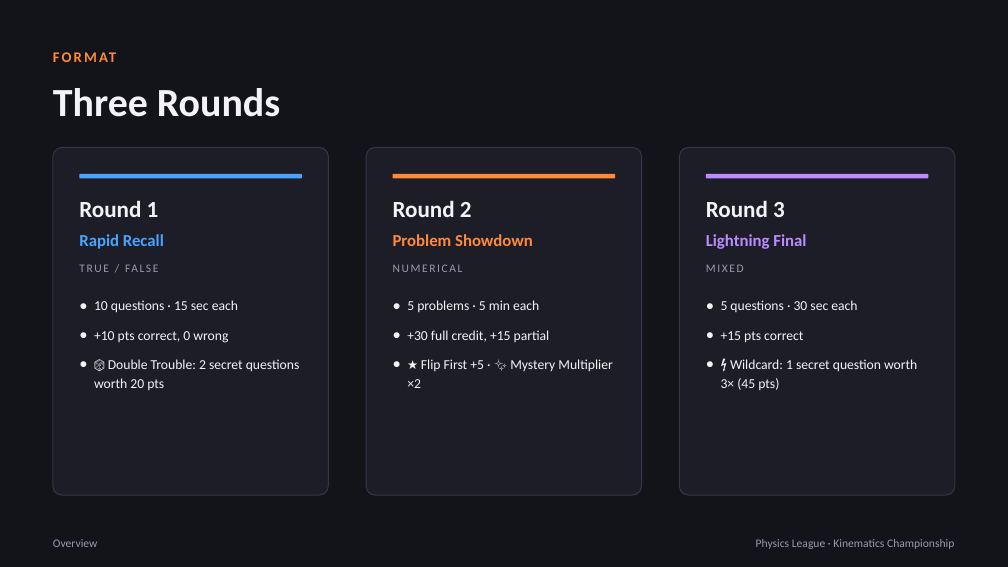
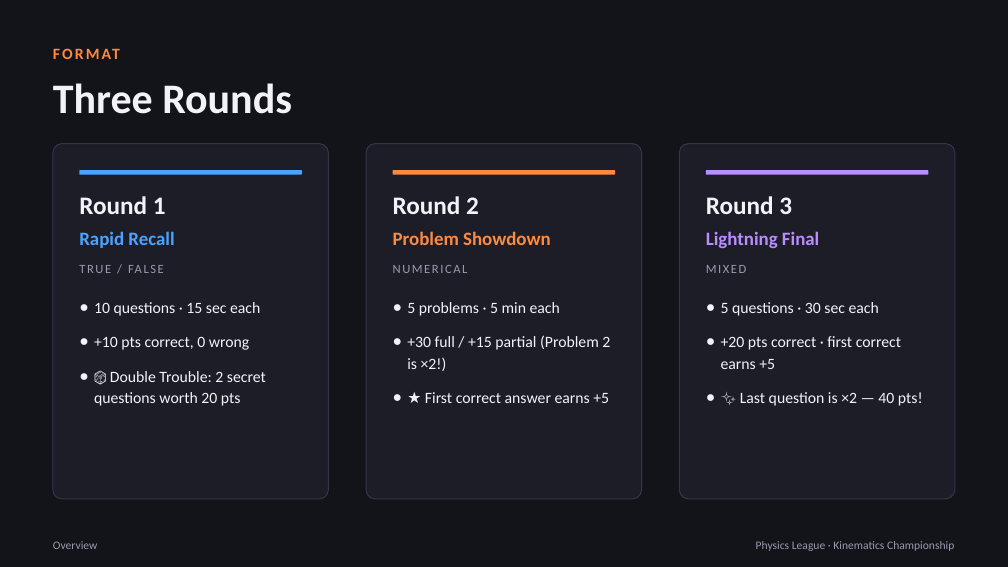
Before and after one commit to lestojas/physics, a slide deck: slide 2 of Physics-League-Kinematics-Championship.pptx. Drawn at 1008x567 pixels with LibreOffice and Linux fonts; fonts in the diff are those of the drawing. Boxes give left, top, right and bottom in pixels: in the first picture for what was removed or moved away, otherwise in the second. Text is boxed around its words. In the diff, an @@ line names an element or a change of style, - is before the commit and + after.

```diff
--- a/Physics-League-Kinematics-Championship.pptx
+++ b/Physics-League-Kinematics-Championship.pptx
@@ text "FORMAT" at [53, 38, 955, 68]: size 14 to 15 pt @@
@@ text "Three Rounds" at [53, 83, 292, 114]: size 38 to 40 pt @@
@@ rounded rectangle: place and size @@
-rounded rectangle at [53, 147, 328, 495]
+rounded rectangle at [53, 144, 328, 499]
@@ rounded rectangle: place and size @@
-rounded rectangle at [366, 147, 641, 495]
+rounded rectangle at [366, 144, 641, 499]
@@ rounded rectangle: place and size @@
-rounded rectangle at [680, 147, 955, 495]
+rounded rectangle at [680, 144, 955, 499]
@@ 3 rounded rectangles: place and size @@
-3 rounded rectangles at [79, 174, 929, 178]
+3 rounded rectangles at [79, 170, 929, 175]
@@ size 22 to 24 pt in 3 elements at [79, 196, 166, 214], [393, 196, 479, 214], [706, 196, 792, 214] @@
@@ size 16 to 18 pt in 3 elements at [79, 231, 174, 248], [393, 231, 551, 245], [706, 231, 819, 248] @@
@@ size 11 to 12 pt in 3 elements at [79, 256, 302, 282], [393, 265, 468, 273], [706, 265, 747, 273] @@
@@ text "10 questions · 15 sec ..." at [94, 302, 266, 406]: size 13 to 15 pt; more space between paragraphs @@
@@ text at [407, 302, 560, 316]: size 13 to 15 pt in "5 problems · 5 min each"; more space between paragraphs @@
@@ text at [721, 302, 879, 316]: size 13 to 15 pt in "5 questions · 30 sec each"; more space between paragraphs @@
@@ text at [407, 335, 610, 403]: text changed; size 13 to 15 pt @@
-● +30 full credit, +15 partial
-● ★ Flip First +5 · ✨ Mystery Multiplier ×2
+● +30 full / +15 partial (Problem 2 is ×2!)
+● ★ First correct answer earns +5
@@ text at [721, 336, 923, 406]: text changed; size 13 to 15 pt @@
-● +15 pts correct
-● ⚡ Wildcard: 1 secret question worth 3× (45 pts)
+● +20 pts correct · first correct earns +5
+● ✨ Last question is ×2 — 40 pts!
```
Also in this commit, not shown: 44 other slides changed, 5 slides added, 3 slides removed.
